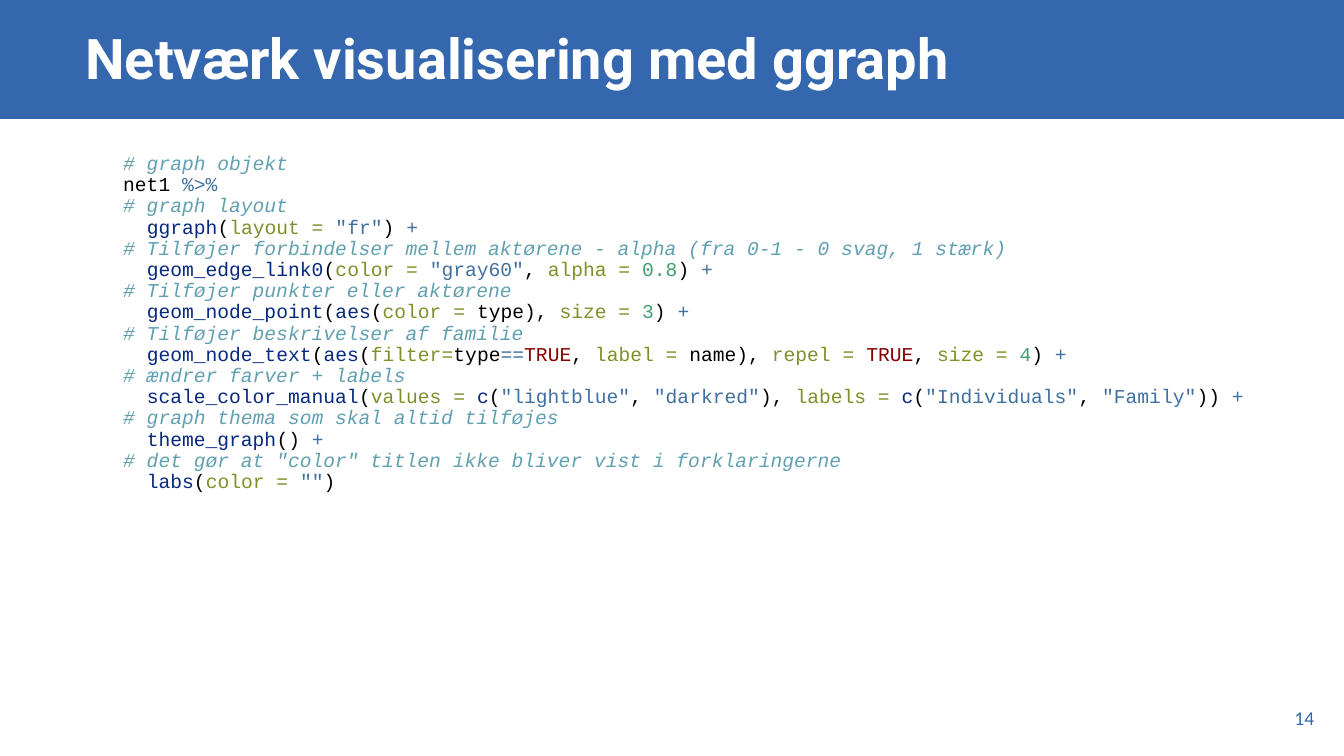
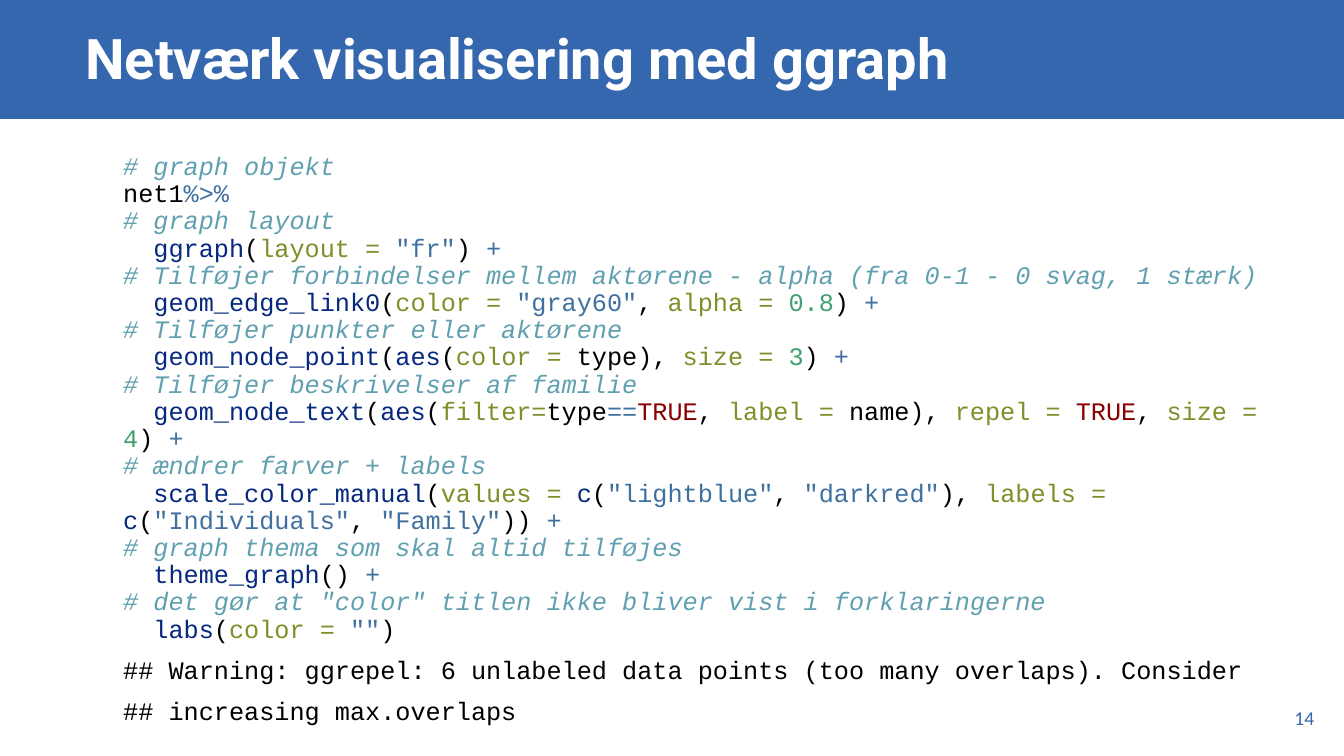
Before and after one commit to GamerdingerA/agamerdinger, a slide deck: slide 14 of content/teaching/virksomhedsstrategi/lektion01-powerpoint.pptx. Drawn at 1344x756 pixels with LibreOffice and Linux fonts; fonts in the diff are those of the drawing. Boxes give left, top, right and bottom in pixels: in the first picture for what was removed or moved away, otherwise in the second. Text is boxed around its words. In the diff, an @@ line names an element or a change of style, - is before the commit and + after.

```diff
--- a/content/teaching/virksomhedsstrategi/lektion01-powerpoint.pptx
+++ b/content/teaching/virksomhedsstrategi/lektion01-powerpoint.pptx
@@ text at [123, 157, 1258, 685]: text changed; size 14 to 18 pt @@
-# graph objekt
-net1 %>%
-# graph layout
-ggraph(layout = "fr") +
-# Tilføjer forbindelser mellem aktørene - alpha (fra 0-1 - 0 svag, 1 stærk)
-geom_edge_link0(color = "gray60", alpha = 0.8) +
-# Tilføjer punkter eller aktørene
-geom_node_point(aes(color = type), size = 3) +
-# Tilføjer beskrivelser af familie
-geom_node_text(aes(filter=type==TRUE, label = name), repel = TRUE, size = 4) +
-# ændrer farver + labels
-scale_color_manual(values = c("lightblue", "darkred"), labels = c("Individuals", "Family")) +
-# graph thema som skal altid tilføjes
-theme_graph() +
-# det gør at "color" titlen ikke bliver vist i forklaringerne
-labs(color = "")
+# graph objekt
+net1%>%
+# graph layout
+ggraph(layout = "fr") +
+# Tilføjer forbindelser mellem aktørene - alpha (fra 0-1 - 0 svag, 1 stærk)
+geom_edge_link0(color = "gray60", alpha = 0.8) +
+# Tilføjer punkter eller aktørene
+geom_node_point(aes(color = type), size = 3) +
+# Tilføjer beskrivelser af familie
+geom_node_text(aes(filter=type==TRUE, label = name), repel = TRUE, size = 4) +
+# ændrer farver + labels
+scale_color_manual(values = c("lightblue", "darkred"), labels = c("Individuals", "Family")) +
+# graph thema som skal altid tilføjes
+theme_graph() +
+# det gør at "color" titlen ikke bliver vist i forklaringerne
+labs(color = "")
+## Warning: ggrepel: 6 unlabeled data points (too many overlaps). Consider
+## increasing max.overlaps
```
Also in this commit, not shown: 11 other slides changed, 1 slide added, 1 slide removed, 1 other file.
